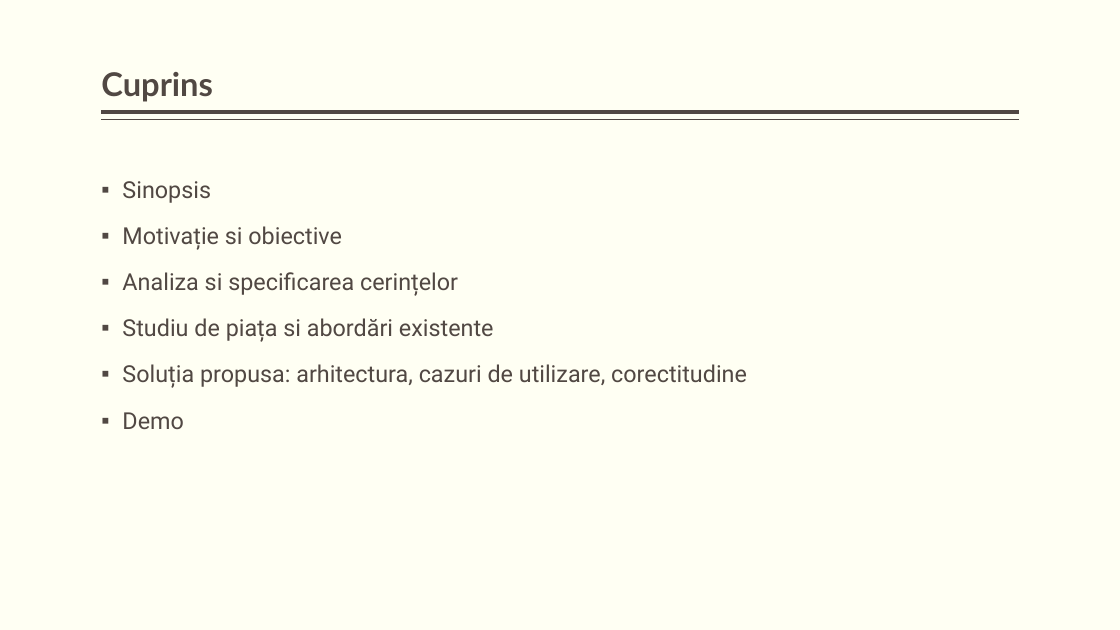
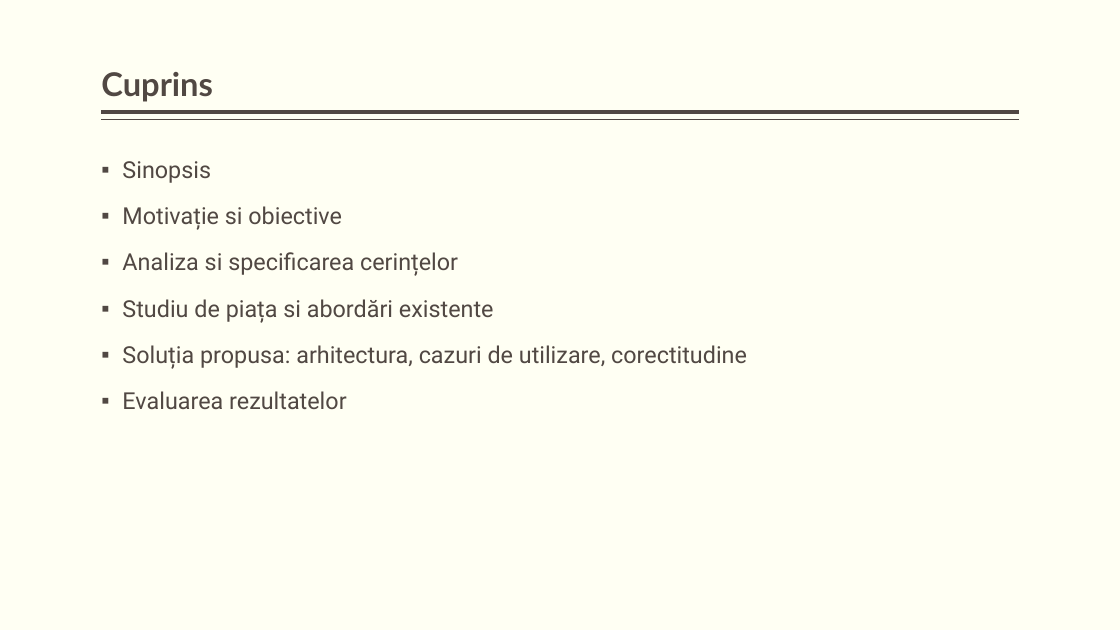
Before and after one commit to KaynRO/Proiect-Licenta, a slide deck: slide 2 of docs/Embedded Devices Malware Detection, Prevention & Centralization.pptx. Drawn at 1120x630 pixels with LibreOffice and Linux fonts; fonts in the diff are those of the drawing. Boxes give left, top, right and bottom in pixels: in the first picture for what was removed or moved away, otherwise in the second. Text is boxed around its words. In the diff, an @@ line names an element or a change of style, - is before the commit and + after.

```diff
--- a/docs/Embedded Devices Malware Detection, Prevention & Centralization.pptx
+++ b/docs/Embedded Devices Malware Detection, Prevention & Centralization.pptx
@@ text "Sinopsis": place and size @@
-text "Sinopsis" at (122,181,747,429)
+text "Sinopsis" at (122,161,747,409)
@@ text at (122,391,346,409): text changed @@
-▪ Demo
+▪ Evaluarea rezultatelor
```
Also in this commit, not shown: 7 other slides changed, 4 slides added, 4 other files.
